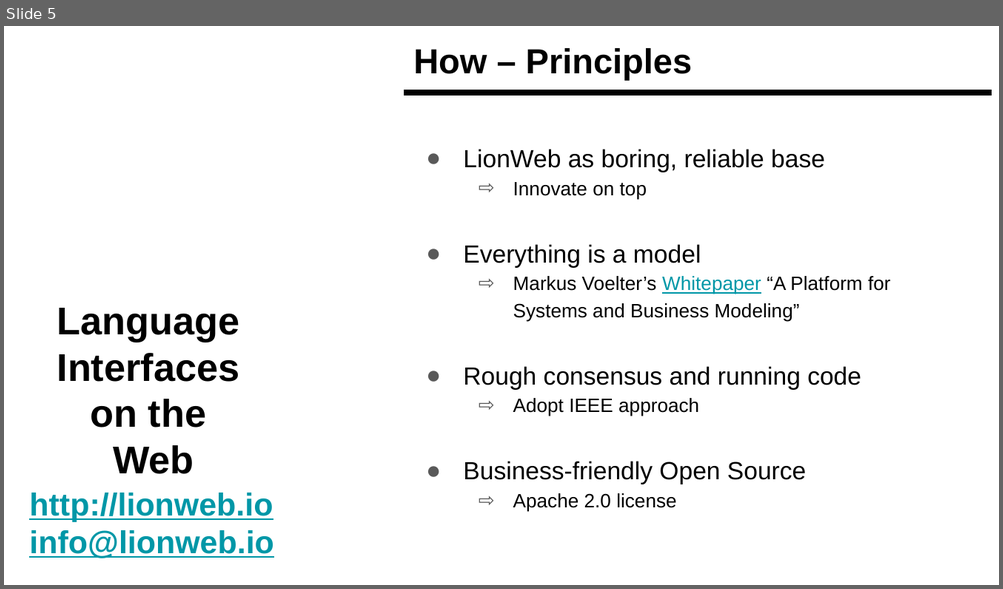
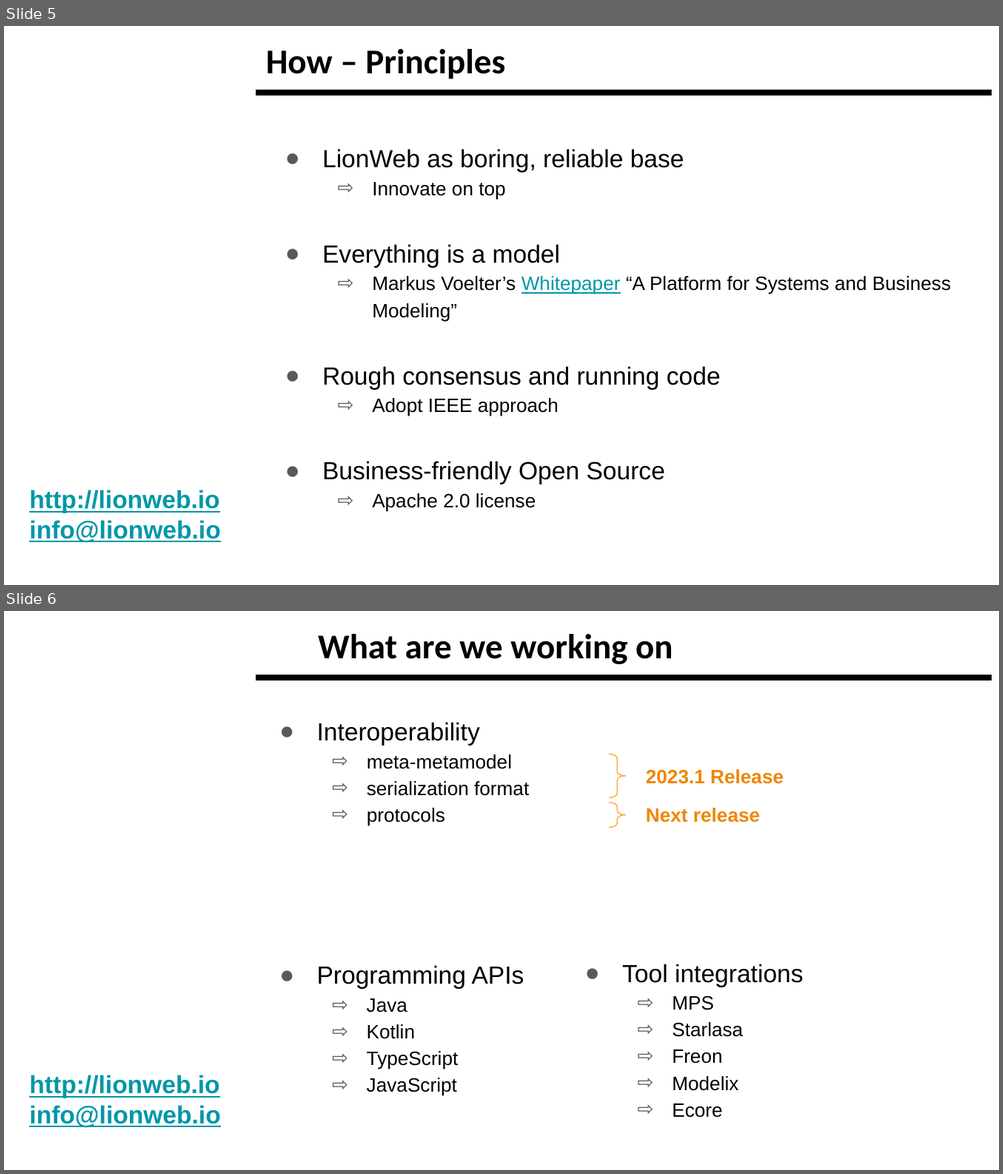
Before and after one commit to LionWeb-io/specification, a slide deck: resources/LangDev Talk.pptx. Shown one above the other, each under a label of ours: slide 5 before the commit, slides 5 and 6 after it. The pictures are 1003x589 and 1003x1174 pixels, drawn with LibreOffice and Linux fonts; fonts in the diff are those of the drawing; background and template pictures are left out. Boxes give left, top, right and bottom in pixels: in the first picture for what was removed or moved away, otherwise in the second. Text is boxed around its words. In the diff, an @@ line names an element or a change of style, - is before the commit and + after.

```diff
--- a/resources/LangDev Talk.pptx
+++ b/resources/LangDev Talk.pptx
@@ slide 6 added at <box>4,611,999,1170</box>, background #FFFFFF; not listed: 2 template elements that a slide beside it also shows @@
@@ title added at <box>318,634,672,664</box>, 25.2 pt, text #000000, bold @@
+What are we working on
@@ text added at <box>317,722,529,826</box>, 14 pt, text #000000 @@
+● Interoperability
+  ⇨ meta-metamodel
+  ⇨ serialization format
+  ⇨ protocols
@@ right brace added at <box>609,755,626,798</box>, outline #FEA83A 0.75 pt @@
@@ text added at <box>646,769,783,784</box>, 14 pt, text #EF8600, bold @@
+2023.1 Release
@@ right brace added at <box>609,803,626,828</box>, outline #FEA83A 0.75 pt @@
@@ text added at <box>646,808,760,823</box>, 14 pt, text #EF8600, bold @@
+Next release
@@ text added at <box>317,965,524,1096</box>, 14 pt, text #000000 @@
+● Programming APIs
+  ⇨ Java
+  ⇨ Kotlin
+  ⇨ TypeScript
+  ⇨ JavaScript
@@ text added at <box>622,964,803,1118</box>, 14 pt, text #000000 @@
+● Tool integrations
+  ⇨ MPS
+  ⇨ Starlasa
+  ⇨ Freon
+  ⇨ Modelix
+  ⇨ Ecore
@@ slide 5 changed as well @@
@@ title "How – Principles": place and size @@
-title "How – Principles" at <box>413,48,692,80</box>
+title "How – Principles" at <box>266,49,505,79</box>
@@ title "How – Principles" at <box>266,49,505,79</box>: font Arial to Calibri @@
@@ line moved from (404, 93) - (992, 93) to (256, 93) - (992, 93) @@
@@ text "LionWeb as boring, reliable base" rewrapped from <box>463,149,891,512</box> to <box>322,149,950,512</box> @@
@@ text removed at <box>57,308,240,474</box> @@
-Language
-Interfaces
-on the
-Web
@@ text "http://lionweb.io" at <box>29,490,220,543</box>: size 23 to 18 pt @@
```
Also in this commit, not shown: 13 other slides changed, 6 other slides added, 6 slides removed.
